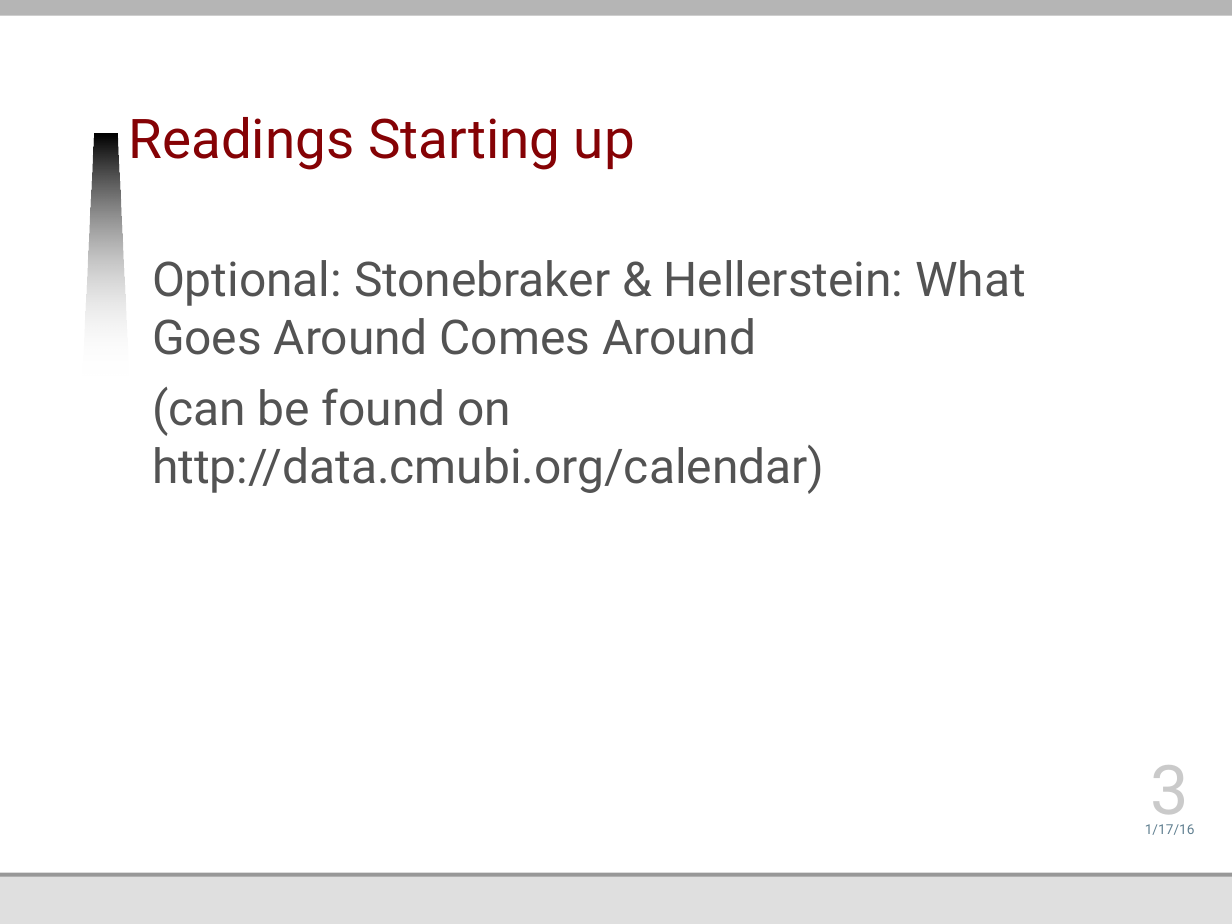
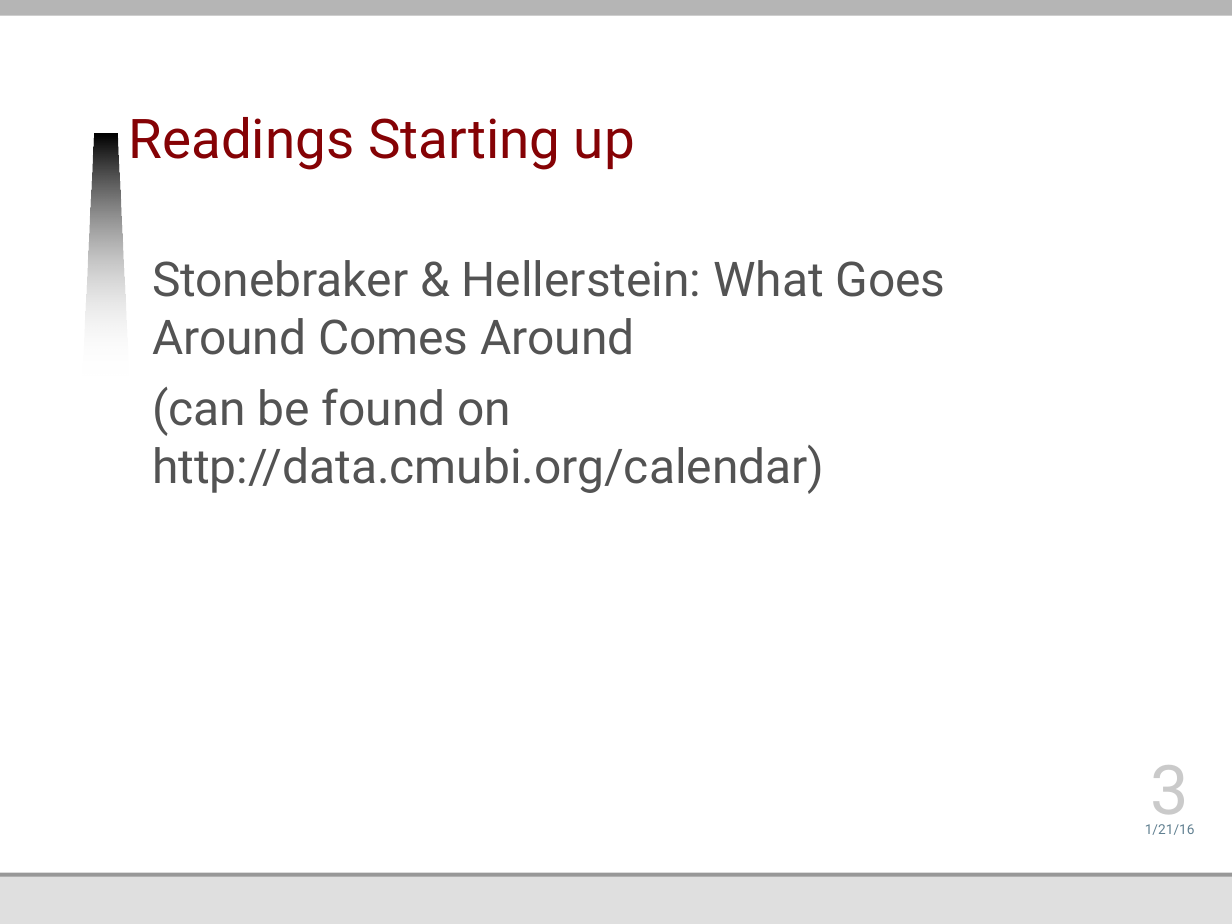
Before and after one commit to jmankoff/data, a slide deck: slide 3 of Lectures/3 Data Storage.pptx. Drawn at 1232x924 pixels with LibreOffice and Linux fonts; fonts in the diff are those of the drawing; background and template pictures are left out. Boxes give left, top, right and bottom in pixels: in the first picture for what was removed or moved away, otherwise in the second. Text is boxed around its words. In the diff, an @@ line names an element or a change of style, - is before the commit and + after.

Commit message:
Fixed reading from optional to not, other changes

```diff
--- a/Lectures/3 Data Storage.pptx
+++ b/Lectures/3 Data Storage.pptx
@@ text at box(152, 260, 946, 355): text changed @@
-Optional: Stonebraker & Hellerstein: What Goes Around Comes Around
+Stonebraker & Hellerstein: What Goes Around Comes Around
@@ text at box(1145, 824, 1195, 835): text changed @@
-1/17/16
+1/21/16
```
Also in this commit, not shown: 34 other slides changed.
